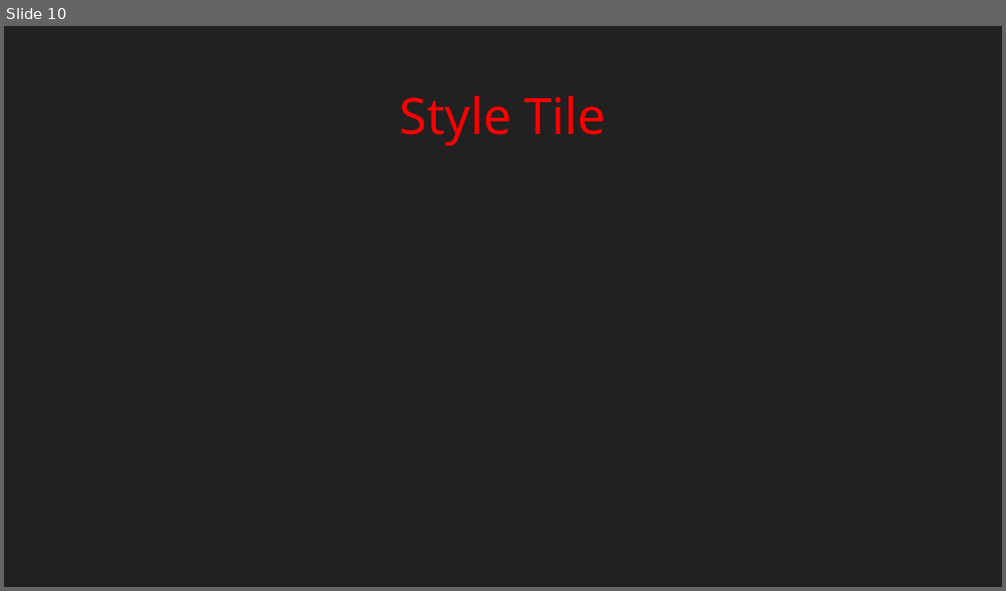
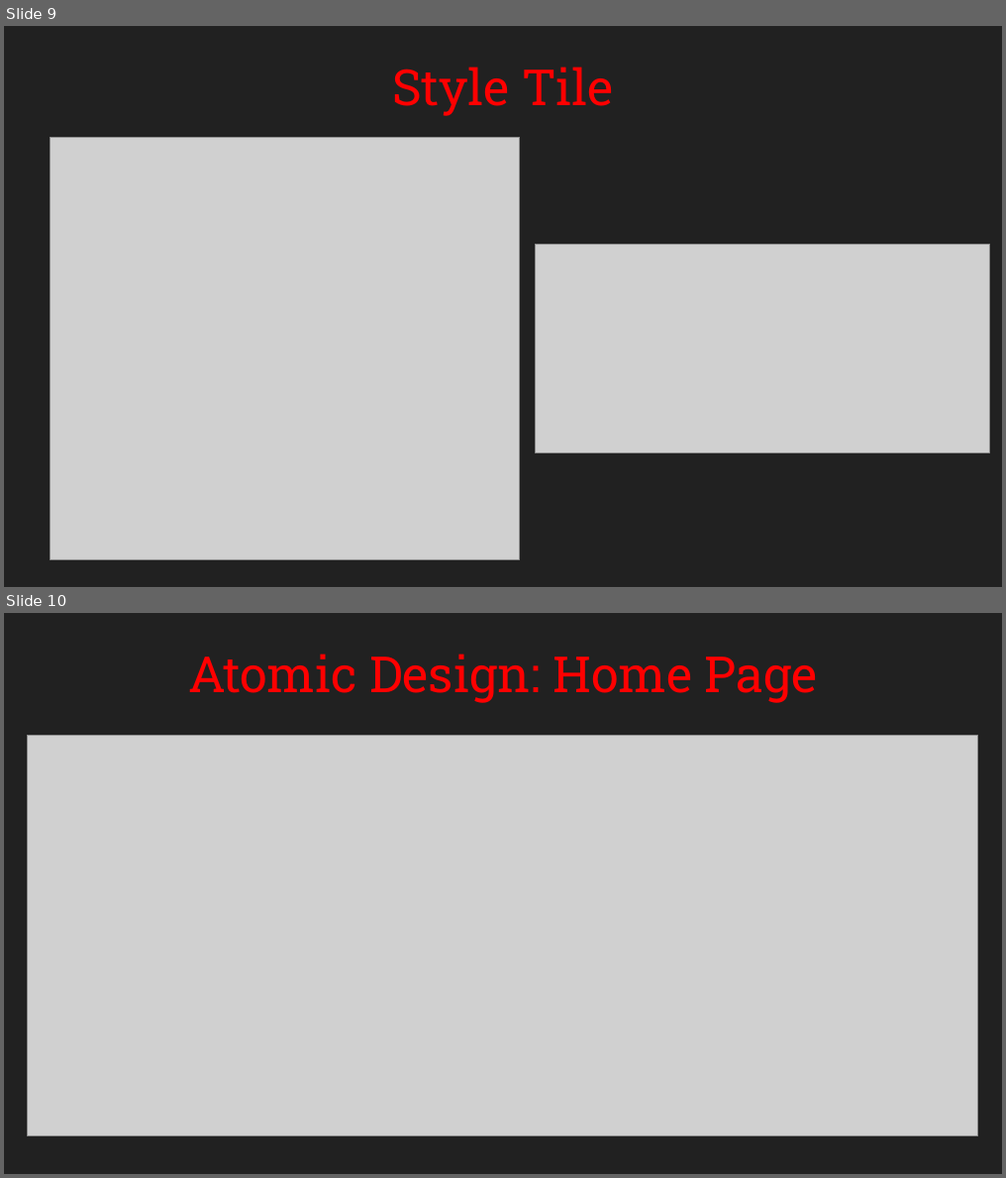
Before and after one commit to Clevor18/king_oak, a slide deck: presentation/projects/King Oak College.pptx. Shown one above the other, each under a label of ours: slide 10 before the commit, slides 9 and 10 after it. The pictures are 1006x591 and 1006x1178 pixels, drawn with LibreOffice and Linux fonts; fonts in the diff are those of the drawing; grey boxes stand for pictures. Boxes give left, top, right and bottom in pixels: in the first picture for what was removed or moved away, otherwise in the second. Text is boxed around its words. In the diff, an @@ line names an element or a change of style, - is before the commit and + after.

```diff
--- a/presentation/projects/King Oak College.pptx
+++ b/presentation/projects/King Oak College.pptx
@@ slide 10 added at (x1=4, y1=613, x2=1002, y2=1174), background #212121 @@
@@ title added at (x1=188, y1=654, x2=818, y2=703), 36 pt, text #FF0000 @@
+Atomic Design: Home Page
@@ picture added at (x1=27, y1=736, x2=977, y2=1136) @@
@@ what was slide 10 is now slide 9 @@
@@ slide 9 changed as well @@
@@ title "Style Tile" moved from (x1=400, y1=95, x2=606, y2=146) to (x1=392, y1=67, x2=614, y2=116) @@
@@ title "Style Tile" at (x1=392, y1=67, x2=614, y2=116): font Noto Sans to Roboto Slab @@
@@ picture added at (x1=50, y1=137, x2=519, y2=560) @@
@@ picture added at (x1=535, y1=245, x2=989, y2=453) @@
```
Also in this commit, not shown: 8 other slides changed, 1 slide removed, 7 other files.
